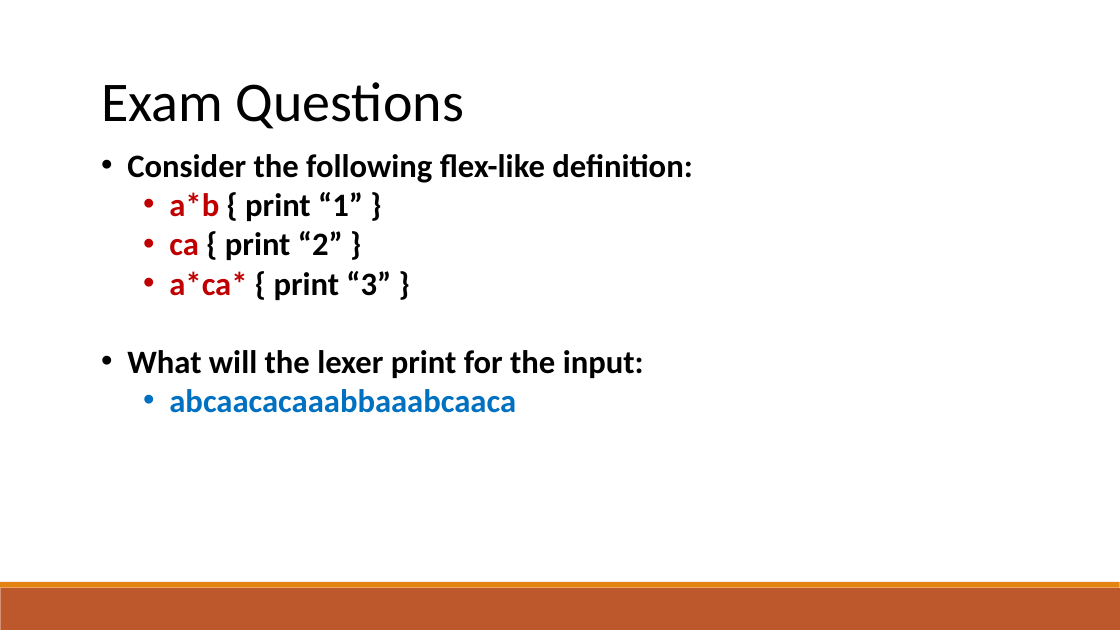
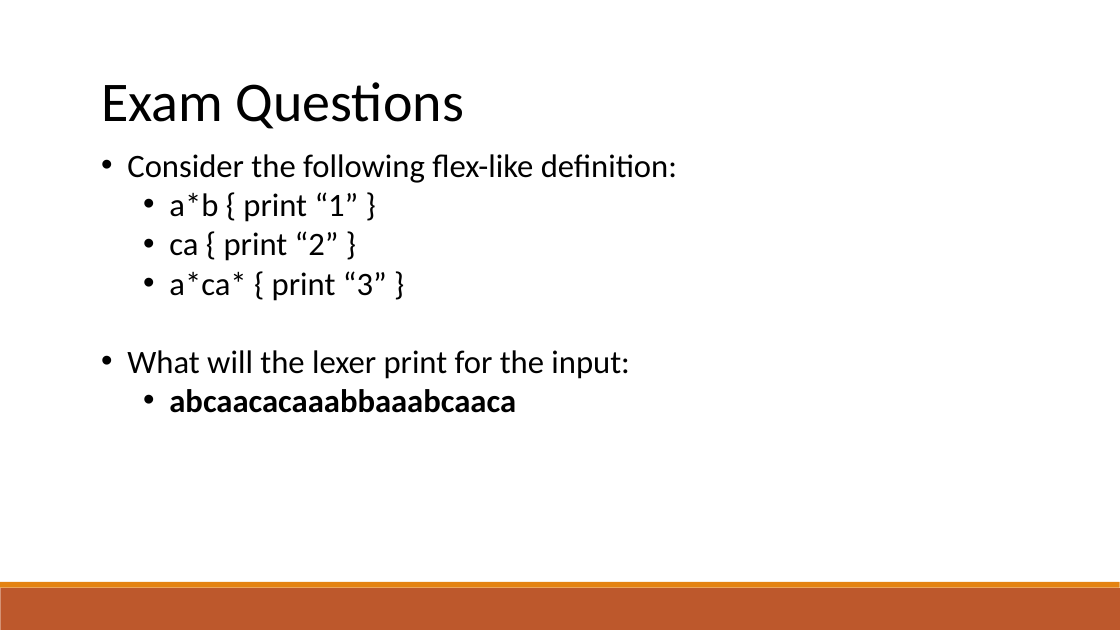
Before and after one commit to raghadzeidan/COMPILATION_TAU_FOR_STUDENTS, a slide deck: slide 107 of new_slides/lexical_analysis.pptx (slide 93 before the commit). Drawn at 1120x630 pixels with LibreOffice and Linux fonts; fonts in the diff are those of the drawing. Boxes give left, top, right and bottom in pixels: in the first picture for what was removed or moved away, otherwise in the second. Text is boxed around its words. In the diff, an @@ line names an element or a change of style, - is before the commit and + after.

```diff
--- a/new_slides/lexical_analysis.pptx
+++ b/new_slides/lexical_analysis.pptx
@@ text "Consider the following flex-like definition:" at (127, 154, 677, 413): bold off in "Consider the following flex-like definition:", "a*b { print “1” }", "ca { print “2” }", "a*ca* { print “3” }" and 1 more places; text colour #C00000 to #000000 in "a*b", "ca", "a*ca*"; text colour #0070C0 to #000000 in "abcaacacaaabbaaabcaaca" @@
```
Also in this commit, not shown: 17 other slides changed, 23 slides added, 1 other file.
